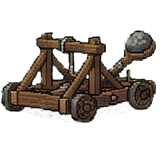
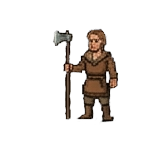
Layered file, before and after one edit (161 × 153). Changes by layer:
showed group "peasant" (10 layers) over [left=38, top=28, right=124, bottom=124]
painted on "peasant7" over [left=51, top=28, right=124, bottom=124]
hid group "catapult" (5 layers) over [left=1, top=28, right=157, bottom=124]
